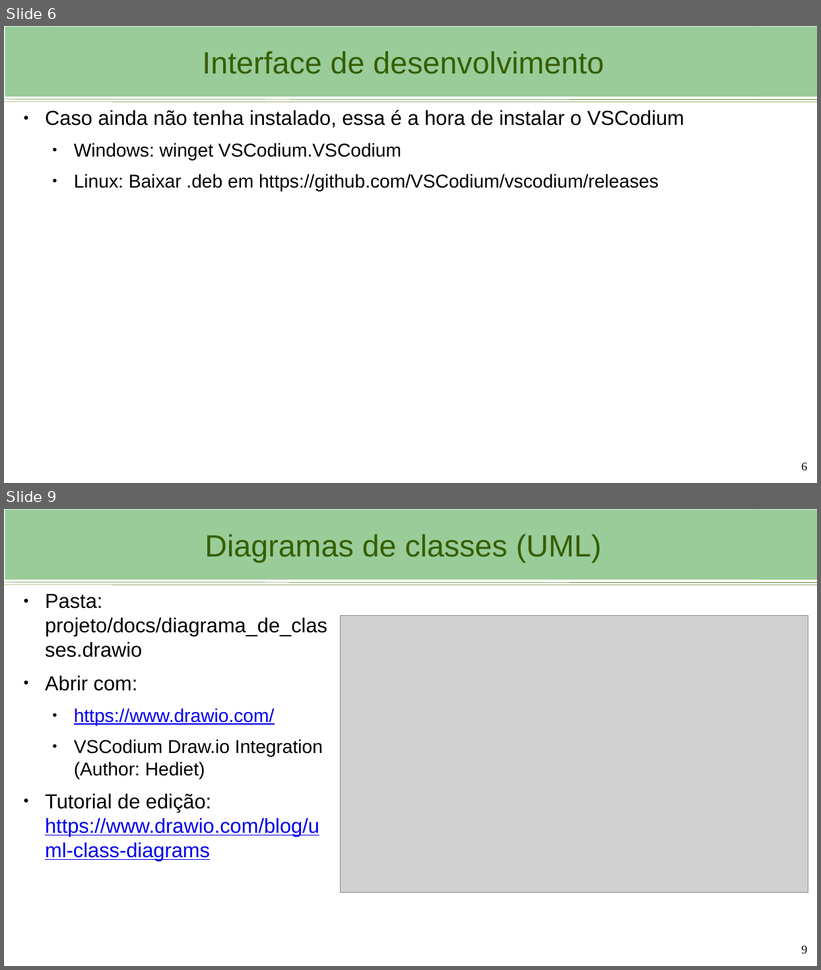
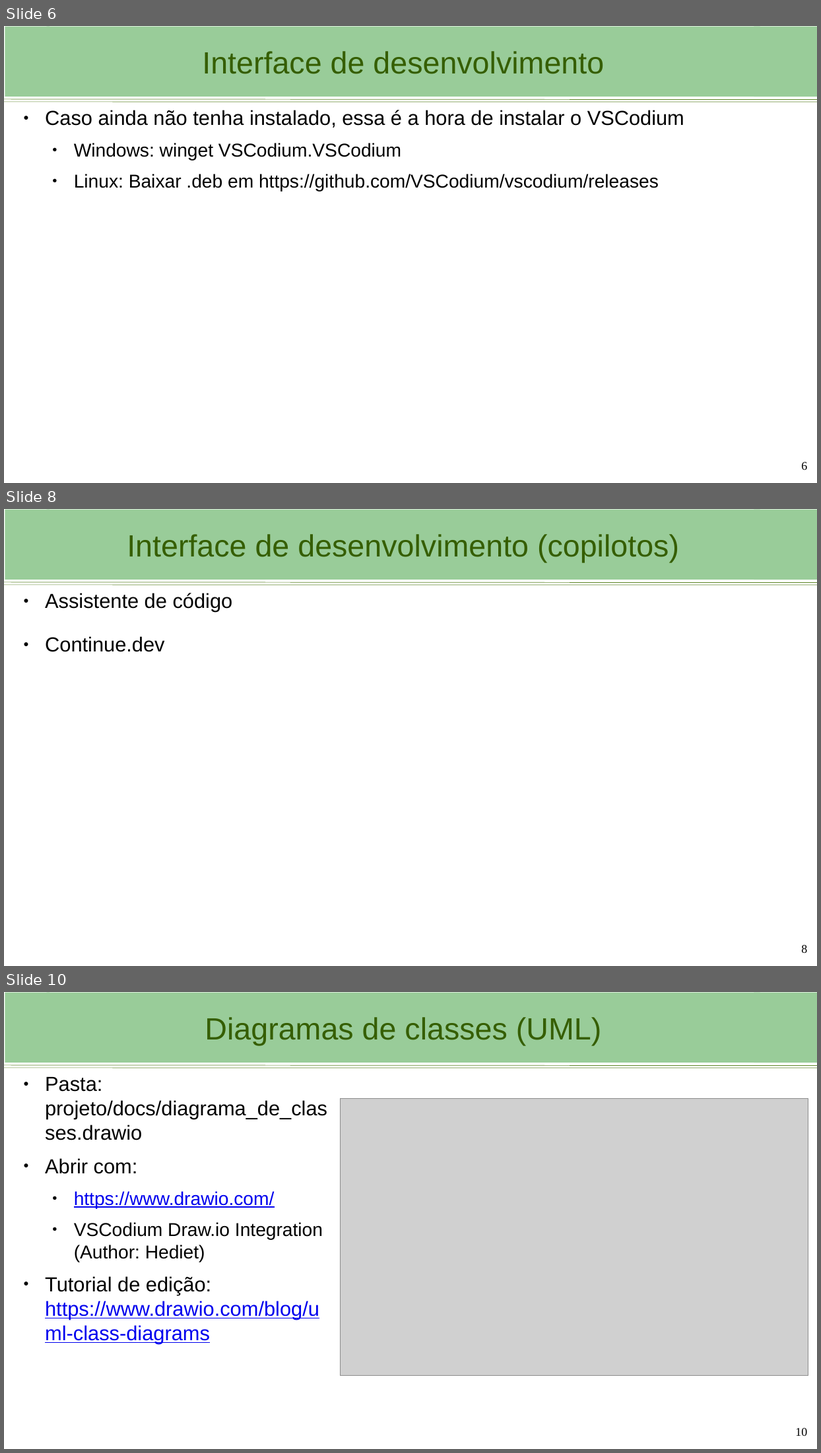
Before and after one commit to mauriciodev/progcart, a slide deck: aulas/Aula_1_Ambiente_de_desenvolvimento.pptx. Shown one above the other, each under a label of ours: slides 6 and 9 before the commit, slides 6, 8 and 10 after it; the slides between them are not shown. The pictures are 821x970 and 821x1453 pixels, drawn with LibreOffice and Linux fonts; fonts in the diff are those of the drawing; grey boxes stand for pictures; background and template pictures are left out. Boxes give left, top, right and bottom in pixels: in the first picture for what was removed or moved away, otherwise in the second. Text is boxed around its words. In the diff, an @@ line names an element or a change of style, - is before the commit and + after.

Commit message:
Atualizando continue e ambiente

```diff
--- a/aulas/Aula_1_Ambiente_de_desenvolvimento.pptx
+++ b/aulas/Aula_1_Ambiente_de_desenvolvimento.pptx
@@ slide 8 added at box(4, 509, 817, 966), background #FFFFFF; not listed: 4 template elements that a slide beside it also shows @@
@@ title added at box(47, 510, 760, 580), fill #99CC99, 36.3 pt, text #355E00 @@
+Interface de desenvolvimento (copilotos)
@@ text added at box(45, 593, 233, 652), 24 pt, text #000000 @@
+● Assistente de código
+● Continue.dev
@@ page number added at box(801, 945, 807, 953), 14 pt, text #000000 @@
+8
@@ what was slide 9 is now slide 10 @@
@@ page number at box(795, 1428, 807, 1436): text changed @@
-9
+10
```
Also in this commit, not shown: 3 slides changed.
